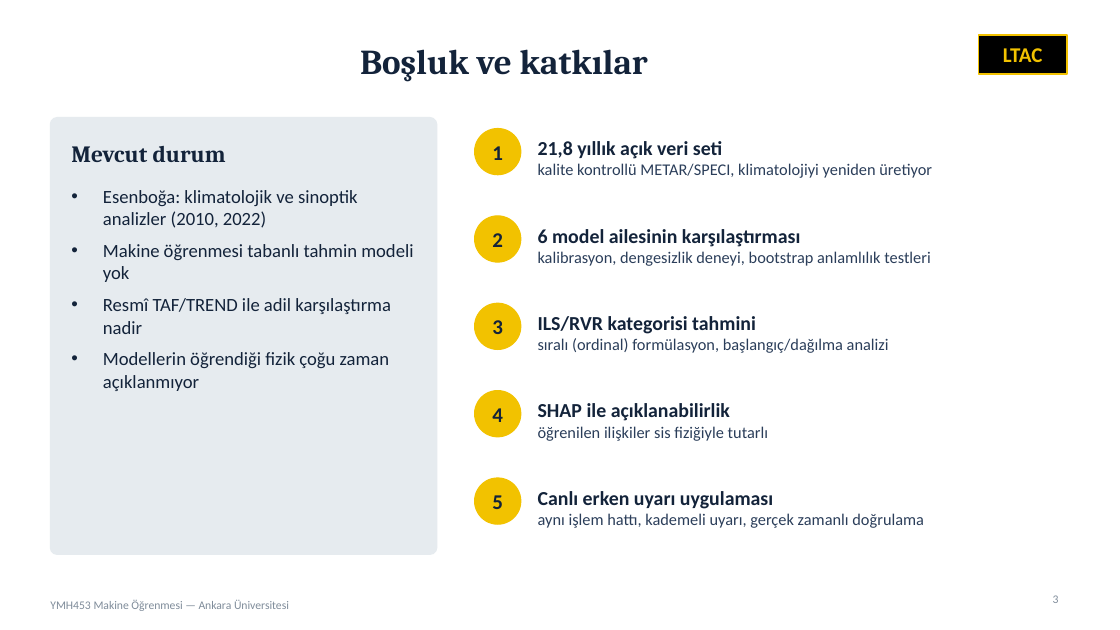
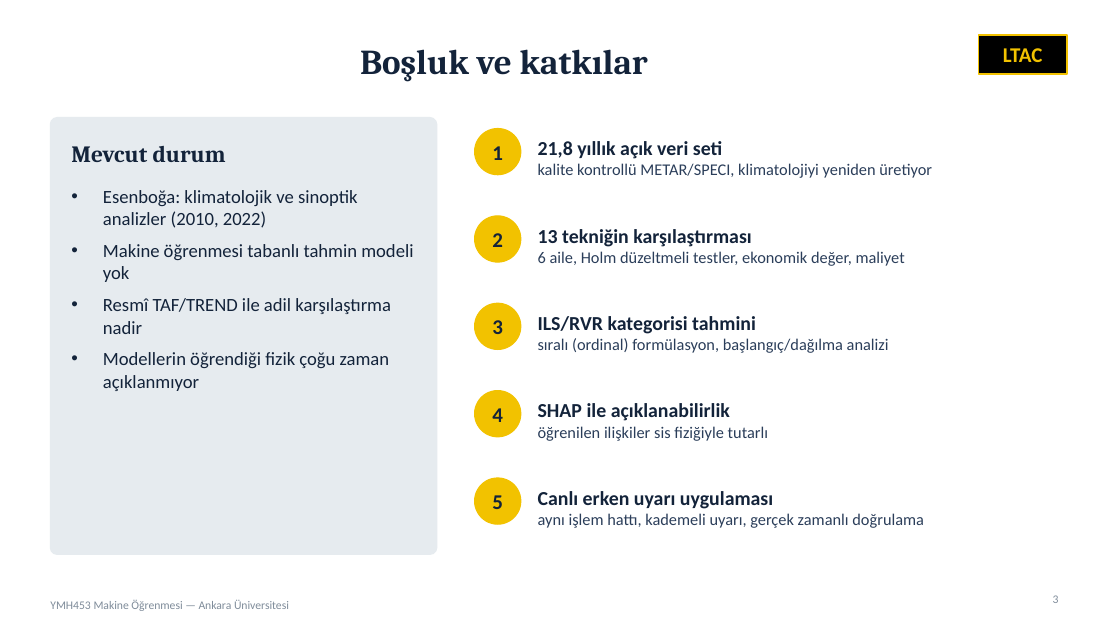
Before and after one commit to AtaSakik/esenboga-fog-nowcasting, a slide deck: slide 3 of presentation/Esenboga_Sunum_TR.pptx. Drawn at 1120x630 pixels with LibreOffice and Linux fonts; fonts in the diff are those of the drawing. Boxes give left, top, right and bottom in pixels: in the first picture for what was removed or moved away, otherwise in the second. Text is boxed around its words. In the diff, an @@ line names an element or a change of style, - is before the commit and + after.

```diff
--- a/presentation/Esenboga_Sunum_TR.pptx
+++ b/presentation/Esenboga_Sunum_TR.pptx
@@ text at [538,229,905,266]: text changed @@
-6 model ailesinin karşılaştırması
-kalibrasyon, dengesizlik deneyi, bootstrap anlamlılık testleri
+13 tekniğin karşılaştırması
+6 aile, Holm düzeltmeli testler, ekonomik değer, maliyet
```
Also in this commit, not shown: 6 other slides changed, 1 slide added, 9 other files.
